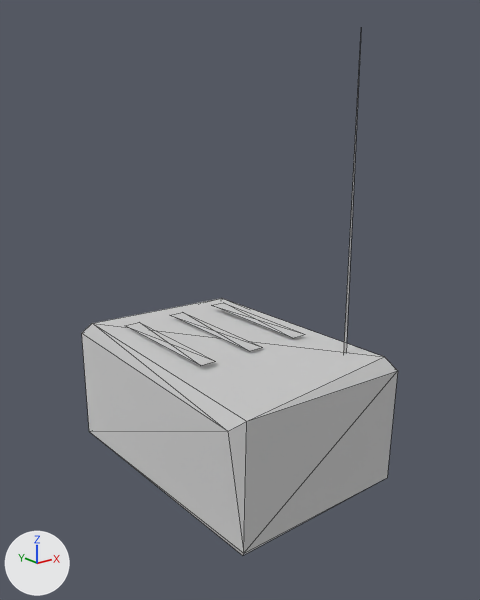
An edit to the glTF model ambush_loop/art/v2/models/decoy_lod1.glb, drawn before and after from the same camera.
The view is the same before and after, from a 50 mm lens placed at (-0.306, -0.398, 0.3), pointed at (0.003, -0.012, 0.145). Arrows for +X, +Y and +Z are at lower left; the lights stay in place. The older version comes first. Mesh edges are drawn as thin lines. Vertices at exactly the same position are counted once.

In view in the first picture: 'decoy_body.001'.
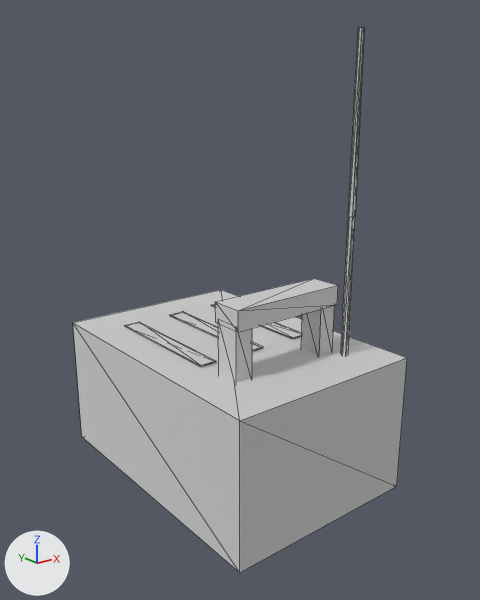
Boxes (x1, y1, x2, y2) around the edits, measured in the pictures (480 x 600 px; the box of a moved part takes in the faces that stretch with it):
'decoy_body.001', reshaped: before (82, 40, 398, 555); after (73, 27, 407, 572)
part 1 of me_cube_364, added: after (73, 290, 407, 572)
part 2 of me_cube_364, added: after (215, 278, 338, 332)
part 3 of me_cube_364, added: after (218, 324, 252, 382)
part 4 of me_cube_364, added: after (301, 306, 334, 355)
part 5 of me_cube_364, rebuilt (33% wider): before (344, 40, 361, 354); after (341, 27, 364, 355)
part 6 of me_cube_364, moved or reshaped: before (82, 298, 398, 555); after (125, 304, 302, 366)

What the commit changed:
me_cube_364 is used by ob_decoy_body_001; location (0.0, 0.0, 0.0).
me_cube_364 had 28 vertices, 35 faces and spanned x -0.08..0.075, y -0.112..0.112, z 0.0..0.34.
me_cube_364 now has 74 vertices, 116 faces and spans x -0.08..0.08, y -0.115..0.115, z 0.0..0.34.
me_cube_364 part 1: a new loose piece, a box spanning x -0.08..0.08, y -0.115..0.115, z 0.0..0.11, in mat_v2_actor_atlas (white #e7e7e7).
me_cube_364 part 2: a new loose piece, a box spanning x -0.047..0.047, y -0.072..-0.047, z 0.147..0.162, in mat_v2_actor_atlas (white #e7e7e7).
me_cube_364 part 3: a new loose piece, a box spanning x -0.047..-0.033, y -0.07..-0.05, z 0.105..0.15, in mat_v2_actor_atlas (white #e7e7e7).
me_cube_364 part 4: a new loose piece, a box spanning x 0.033..0.047, y -0.07..-0.05, z 0.105..0.15, in mat_v2_actor_atlas (white #e7e7e7).
me_cube_364 part 5: the loose piece of 3 vertices spanning x 0.048..0.053, y -0.081..-0.079, z 0.09..0.34 is rebuilt with 18 vertices and now spans x 0.047..0.053, y -0.083..-0.077, z 0.09..0.34.
Part 6, on me_cube_364:
13 vertices are removed from x -0.08..0.075, y -0.112..0.112, z 0.0..0.11.
34 faces are deleted.
12 vertices are added at x -0.052..0.052, y -0.035..0.075, z 0.112.
36 new faces join them.
